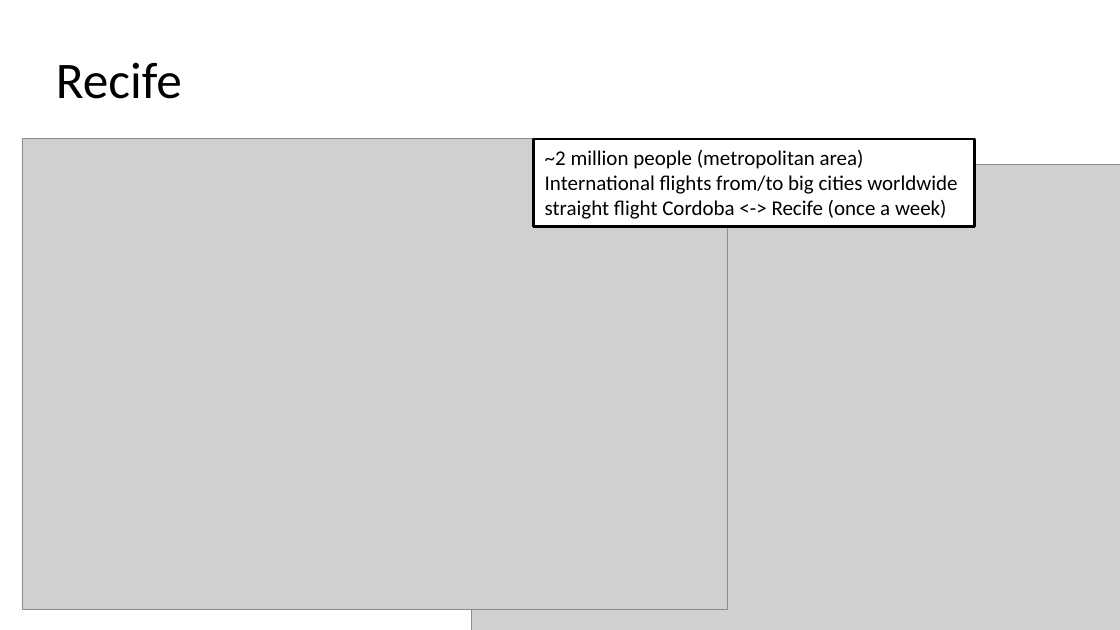
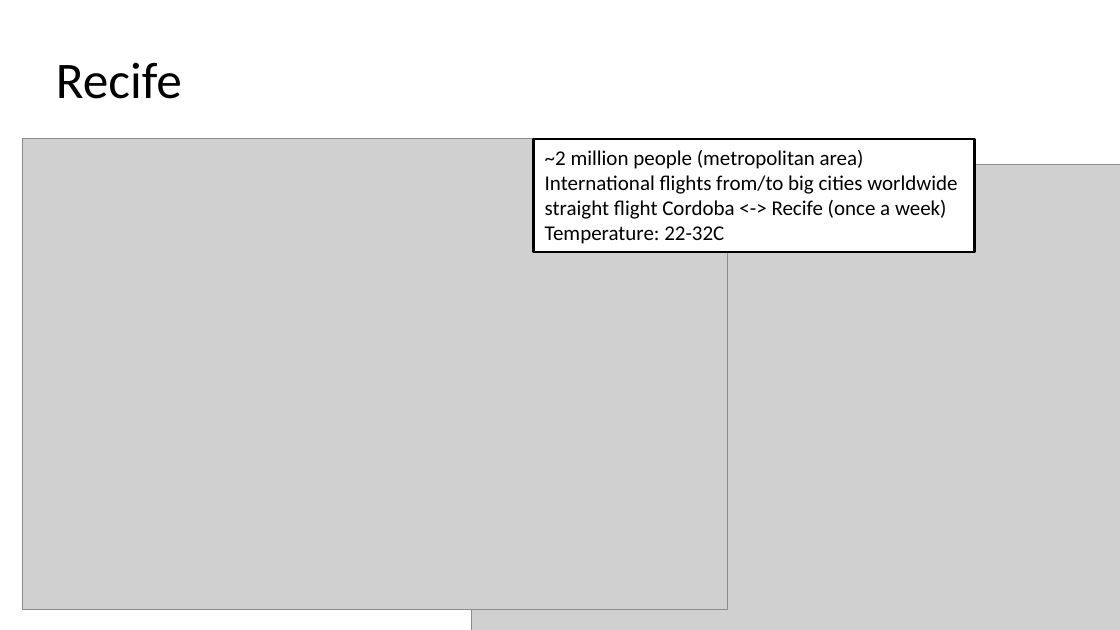
Before and after one commit to damorim/testing-cin-minicourse, a slide deck: slide 118 of testing-minicourse.pptx (slide 119 before the commit). Drawn at 1120x630 pixels with LibreOffice and Linux fonts; fonts in the diff are those of the drawing; grey boxes stand for pictures. Boxes give left, top, right and bottom in pixels: in the first picture for what was removed or moved away, otherwise in the second. Text is boxed around its words. In the diff, an @@ line names an element or a change of style, - is before the commit and + after.

```diff
--- a/testing-minicourse.pptx
+++ b/testing-minicourse.pptx
@@ rectangle "~2 million people (metropolitan area)" resized from (x1=534, y1=139, x2=975, y2=226) to (x1=534, y1=139, x2=975, y2=252) @@
@@ text in rectangle at (x1=545, y1=226, x2=724, y2=244): paragraph added @@
+Temperature: 22-32C
```
Also in this commit, not shown: 10 other slides changed, 1 slide removed, 1 other file.
